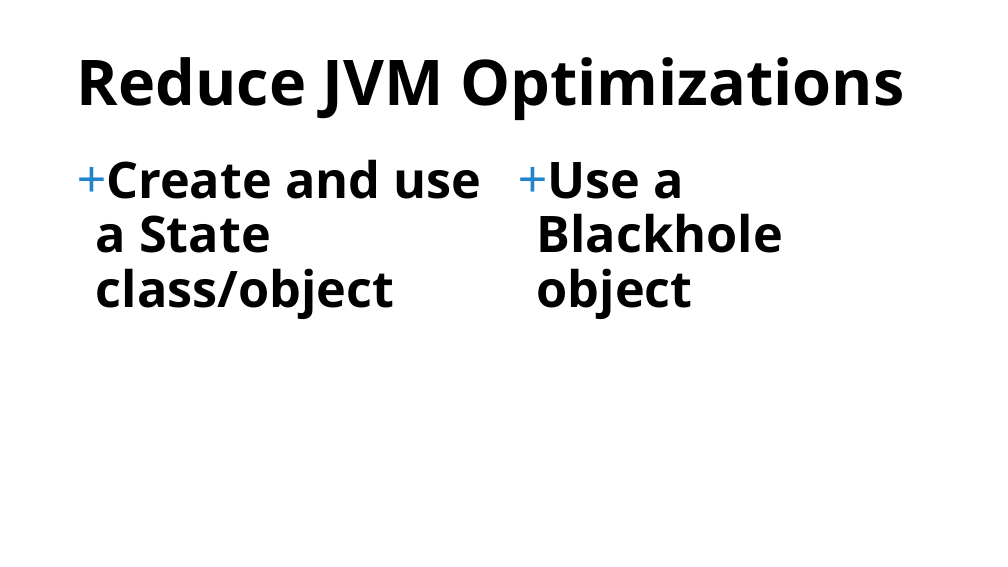
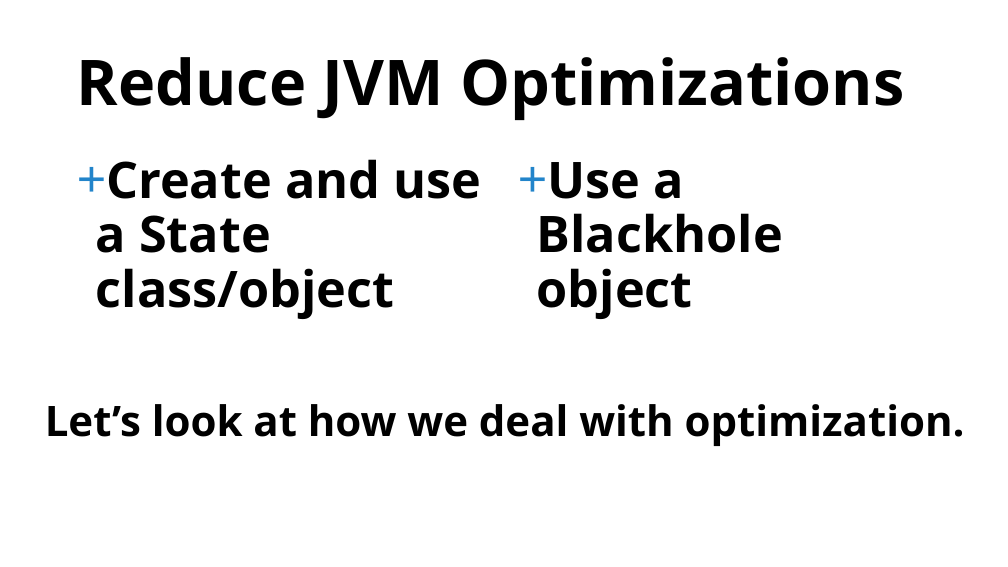
Before and after one commit to omniprof/collectionsperformance_v6, a slide deck: slide 27 of docs/JMH_Slides.pptx. Drawn at 1008x567 pixels with LibreOffice and Linux fonts; fonts in the diff are those of the drawing. Boxes give left, top, right and bottom in pixels: in the first picture for what was removed or moved away, otherwise in the second. Text is boxed around its words. In the diff, an @@ line names an element or a change of style, - is before the commit and + after.

```diff
--- a/docs/JMH_Slides.pptx
+++ b/docs/JMH_Slides.pptx
@@ text added at box(45, 404, 965, 446), 40 pt, text #000000, bold @@
+Let’s look at how we deal with optimization.
```
Also in this commit, not shown: 3 other slides changed.
